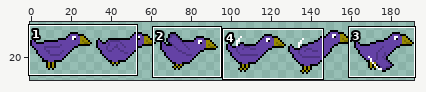
Edited in one commit: sprite sheet (sprites/new_bird_flying.png). The first picture is a wide view before the edit; the outline marks the close-up.
Close-up. As it was:
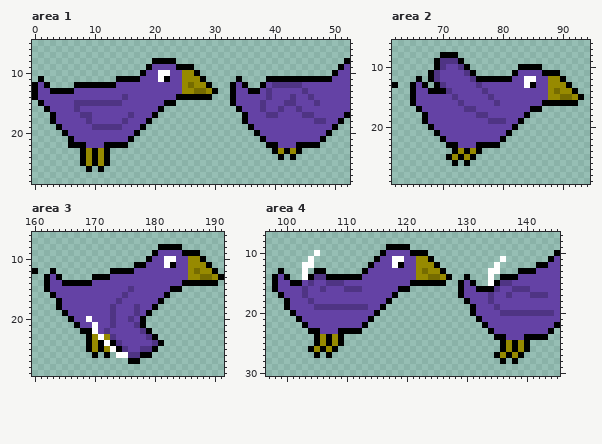
The file is 192x32 pixels. Colours within 5 levels of each other are drawn and written as one. Shown: area 1: x 0..52, y 5..28; area 2: x 62..94, y 6..29; area 3: x 160..191, y 6..29; area 4: x 97..145, y 7..30. The wide view leaves out empty margins.
New version:
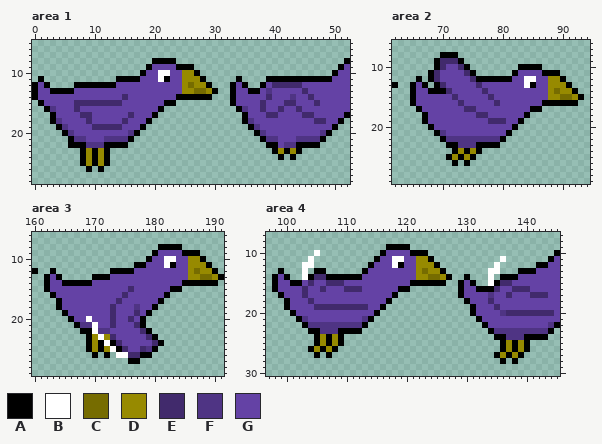
Palette (. is transparent): A #000000  B #ffffff  C #766c00  D #978a00  E #412a6c  F #4f3484  G #6442a5
Diff:
Area 1:
Colour F becomes colour E in row 12 at x 40 to 44; in row 13 at x 45; in row 14 at x 15, 39 and 46; in row 15 at x 7 to 14, 38, 42 to 43 and 47; in row 16 at x 7, 38, 41 and 44; in row 17 at x 8 to 9, 16, 39 to 40 and 45 to 46.
Colour F becomes colour E in row 18 at x 9, 15 and 47 to 48; in row 19 at x 10 to 14.
Colour G becomes colour F in row 16 at x 3 and 35; in row 18 at x 4 and 36; in row 19 at x 5 and 37; in row 20 at x 6, 16, 38 and 48; in row 21 at x 7 to 8, 12 to 15, 39 to 40 and 44 to 47; in row 22 at x 9 to 11 and 42 to 43.
Area 2:
Colour F becomes colour E in row 9 at x 70 to 72; in row 10 at x 70 and 73; in row 11 at x 69 and 74; in row 12 at x 69 and 75; in row 13 at x 70 and 76; in row 14 at x 71 and 77.
Colour F becomes colour E in row 15 at x 72 and 78; in row 16 at x 73 and 79; in row 17 at x 74 to 75; in row 18 at x 76 to 77; in row 19 at x 78 to 80.
Colour G becomes colour F in row 21 at x 70; in row 22 at x 71 to 79; in row 23 at x 73 to 75.
Area 3:
Colour F becomes colour E in row 15 at x 176; in row 16 at x 175; in row 17 at x 174; in row 18 at x 173; in row 19 at x 173 and 177; in row 20 at x 173 and 176.
Colour F becomes colour E in row 21 at x 173 and 177; in row 22 at x 178; in row 23 at x 173 and 179; in row 24 at x 174 and 180; in row 25 at x 175 and 178; in row 26 at x 176 to 177.
Colour G becomes colour F in row 21 at x 168 to 169; in row 22 at x 171.
Area 4:
Colour F becomes colour E in row 14 at x 105 to 106; in row 15 at x 104, 107 to 109 and 136 to 137; in row 16 at x 103, 106, 110 to 112, 135 and 138 to 140; in row 17 at x 103, 137 and 141 to 143; in row 18 at x 104 and 134; in row 19 at x 105 to 113 and 135.
Colour F becomes colour E in row 20 at x 137 to 144.
Colour G becomes colour F in row 21 at x 103 and 113; in row 22 at x 104 to 112 and 144; in row 23 at x 106 to 108 and 135 to 143; in row 24 at x 137 to 139.
Where, in picture pixels (left, top, right, bottom), the same in both close-ups:
changed: (242, 82, 326, 148)
changed: (50, 94, 134, 148)
changed: (434, 58, 506, 148)
changed: (80, 286, 158, 358)
changed: (302, 274, 368, 334)
changed: (488, 280, 554, 340)
